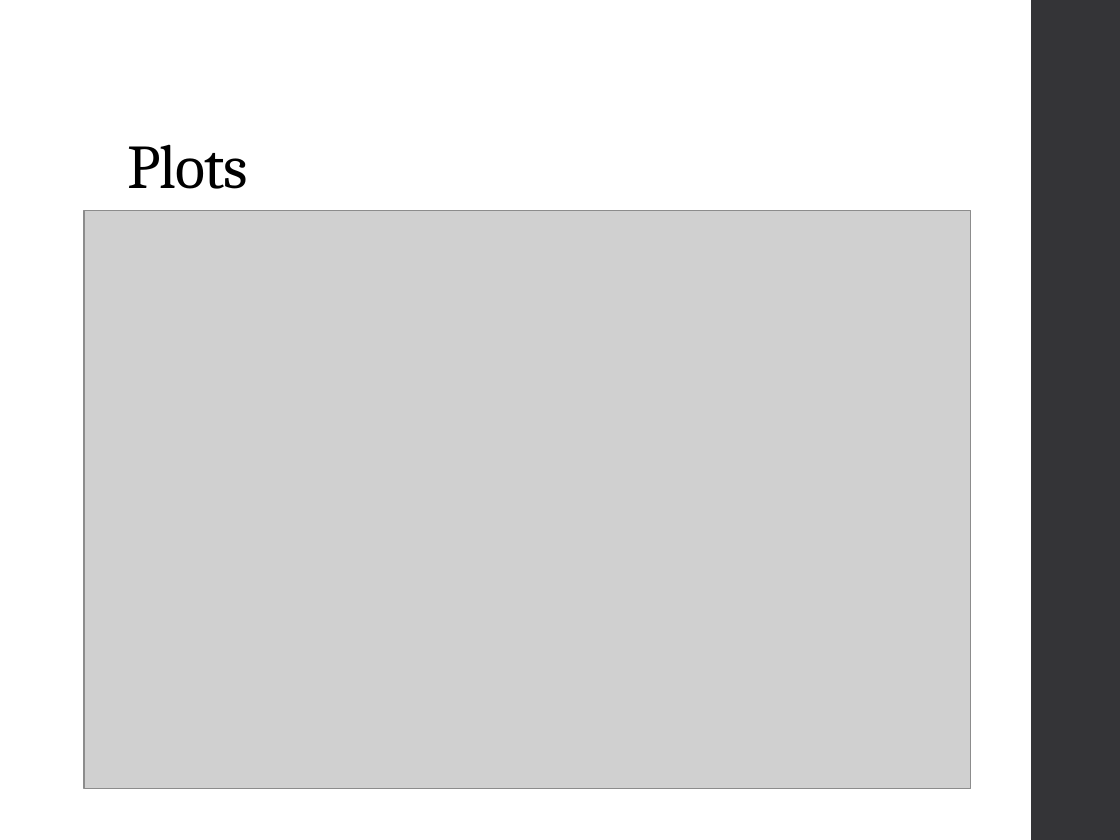
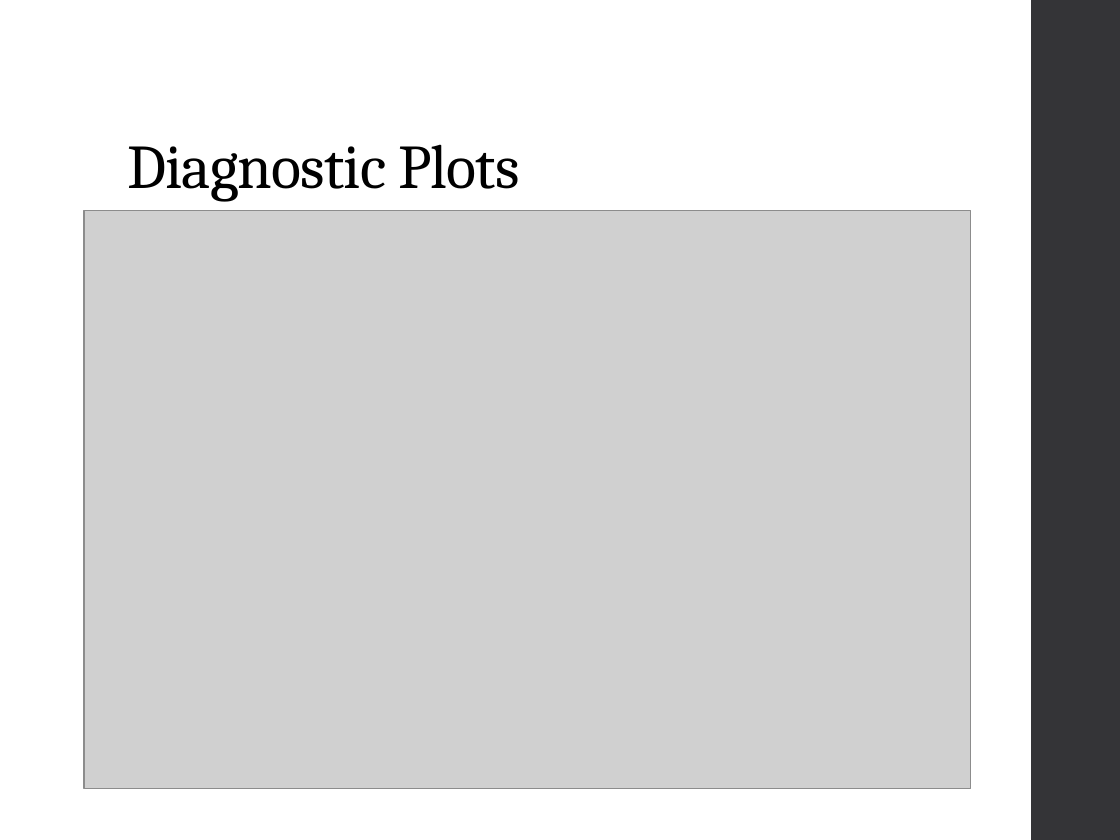
Before and after one commit to ncss-tech/stats_for_soil_survey, a slide deck: slide 12 of presentations/linear_regression/Linear_regression.pptx. Drawn at 1120x840 pixels with LibreOffice and Linux fonts; fonts in the diff are those of the drawing; grey boxes stand for pictures. Boxes give left, top, right and bottom in pixels: in the first picture for what was removed or moved away, otherwise in the second. Text is boxed around its words. In the diff, an @@ line names an element or a change of style, - is before the commit and + after.

```diff
--- a/presentations/linear_regression/Linear_regression.pptx
+++ b/presentations/linear_regression/Linear_regression.pptx
@@ title at (127,144,519,202): text changed @@
-Plots
+Diagnostic Plots
```
Also in this commit, not shown: 3 other slides changed, 1 slide added, 1 slide removed.
